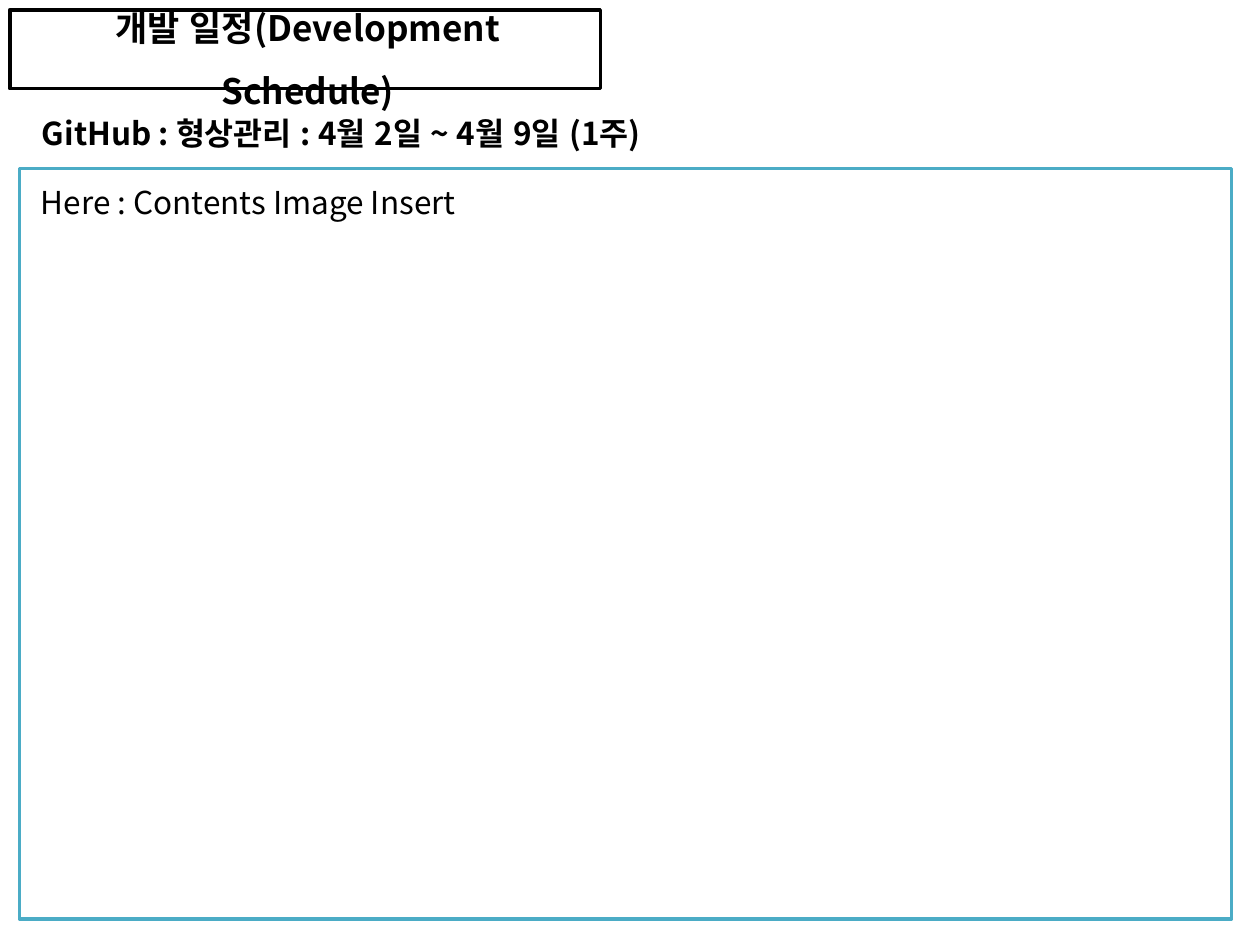
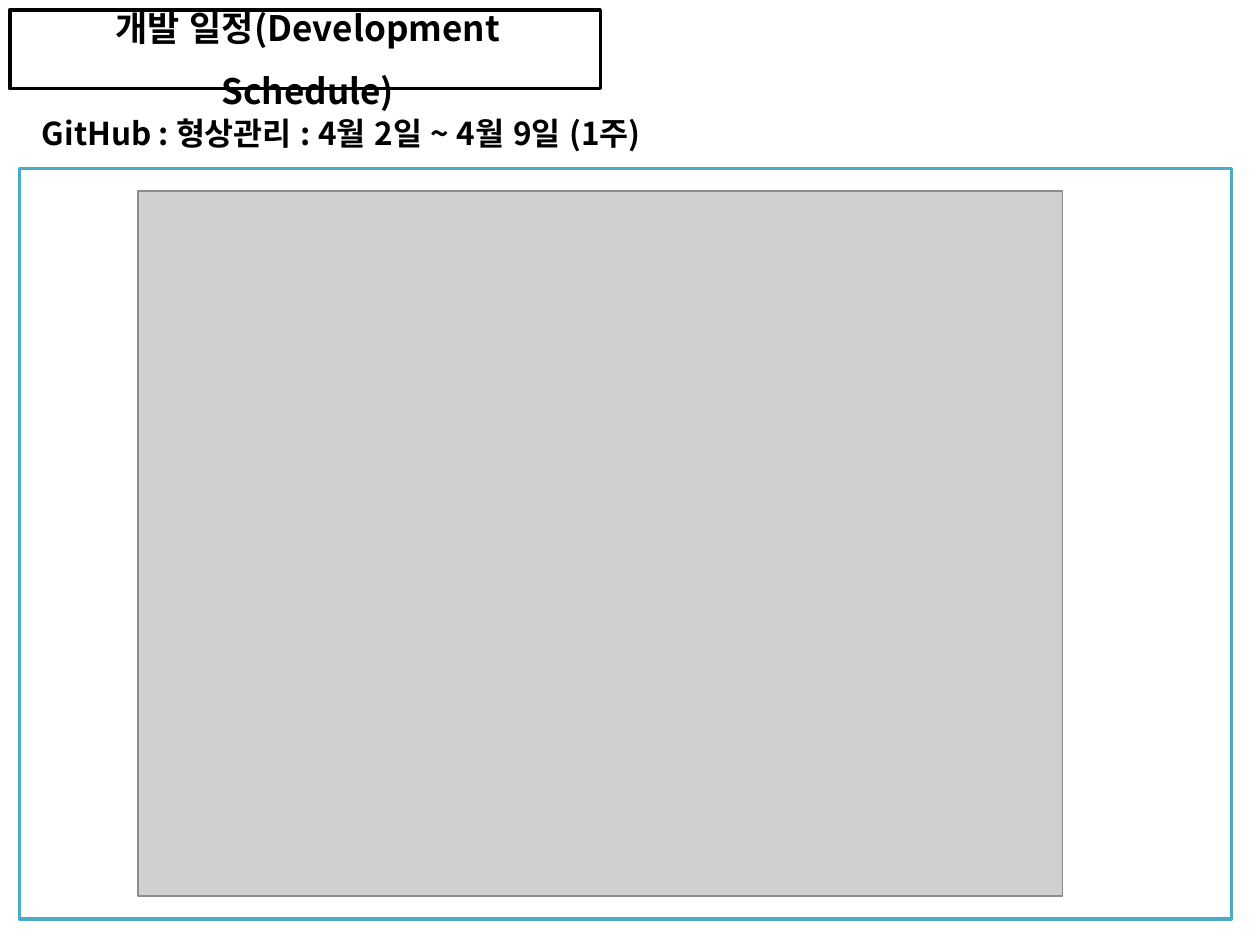
Before and after one commit to soh0256/5team, a slide deck: slide 3 of 개발 5팀 7차 미니 프로젝트 산출물 제출/7) KOSMO_77기_개발 0팀_일정관리_형상관리_활용_종합보고서.pptx (slide 4 before the commit). Drawn at 1260x945 pixels with LibreOffice and Linux fonts; fonts in the diff are those of the drawing; grey boxes stand for pictures. Boxes give left, top, right and bottom in pixels: in the first picture for what was removed or moved away, otherwise in the second. Text is boxed around its words. In the diff, an @@ line names an element or a change of style, - is before the commit and + after.

```diff
--- a/개발 5팀 7차 미니 프로젝트 산출물 제출/7) KOSMO_77기_개발 0팀_일정관리_형상관리_활용_종합보고서.pptx
+++ b/개발 5팀 7차 미니 프로젝트 산출물 제출/7) KOSMO_77기_개발 0팀_일정관리_형상관리_활용_종합보고서.pptx
@@ text removed at bbox=[41, 190, 456, 222] @@
-Here : Contents Image Insert
@@ picture added at bbox=[139, 192, 1063, 897] @@
```
Also in this commit, not shown: 2 other slides changed, 1 slide removed, 1 other file.
